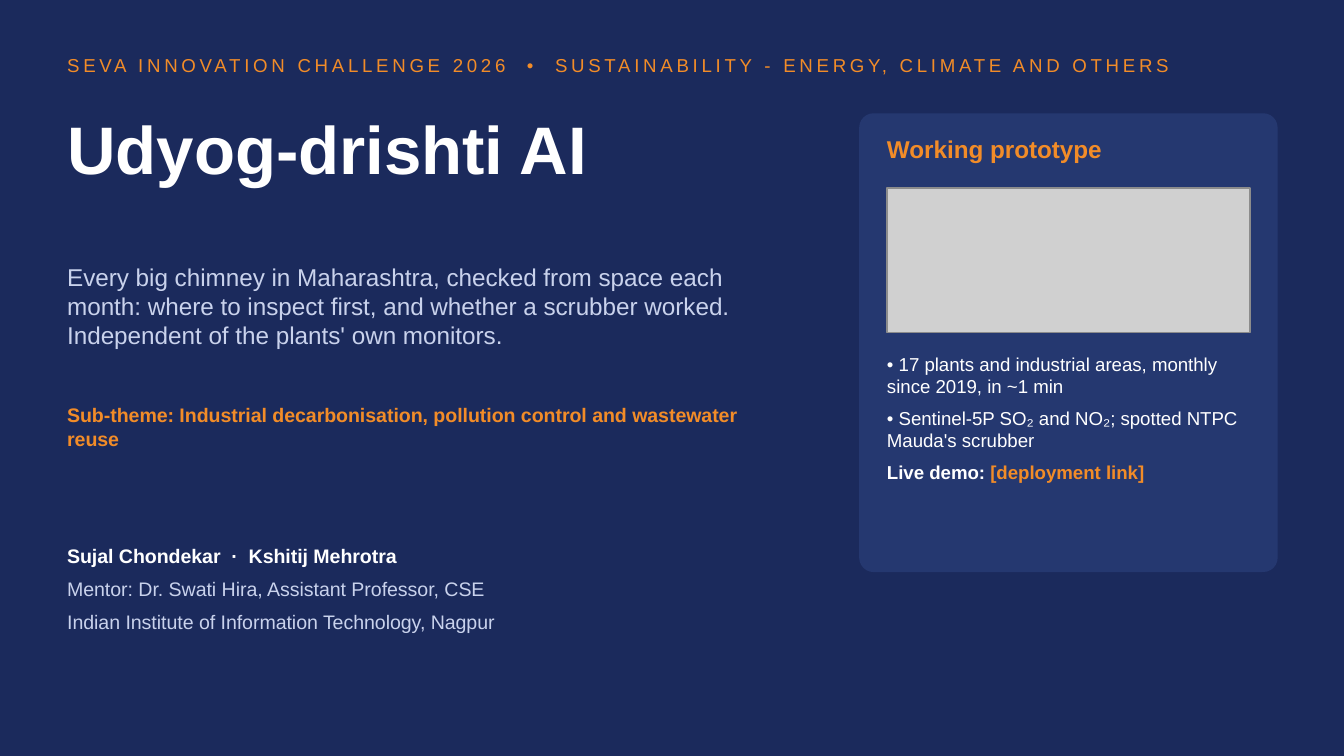
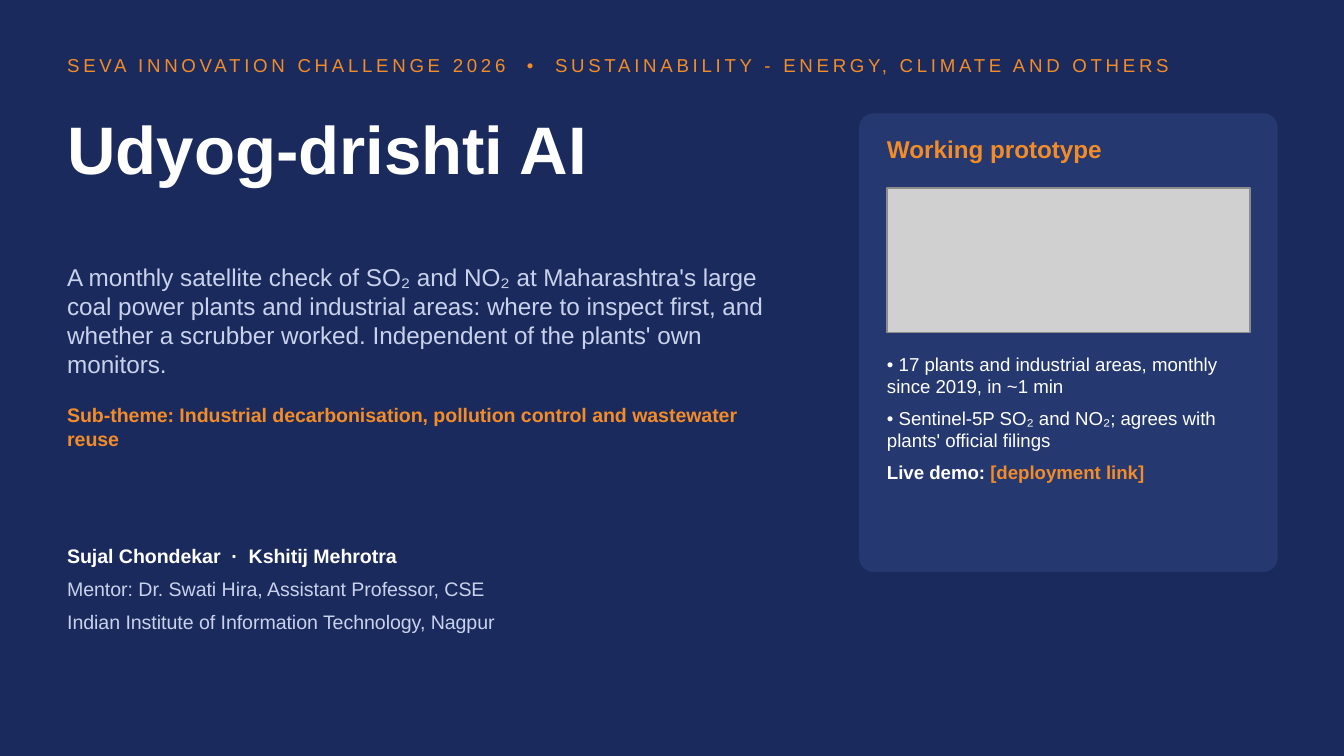
Before and after one commit to sujalappa/udyog-drishti, a slide deck: slide 1 of presentation/Udyog-drishti_AI_Seva_2026.pptx. Drawn at 1344x756 pixels with LibreOffice and Linux fonts; fonts in the diff are those of the drawing; grey boxes stand for pictures. Boxes give left, top, right and bottom in pixels: in the first picture for what was removed or moved away, otherwise in the second. Text is boxed around its words. In the diff, an @@ line names an element or a change of style, - is before the commit and + after.

```diff
--- a/presentation/Udyog-drishti_AI_Seva_2026.pptx
+++ b/presentation/Udyog-drishti_AI_Seva_2026.pptx
@@ text at bbox=[67, 268, 762, 373]: text changed @@
-Every big chimney in Maharashtra, checked from space each month: where to inspect first, and whether a scrubber worked. Independent of the plants' own monitors.
+A monthly satellite check of SO₂ and NO₂ at Maharashtra's large coal power plants and industrial areas: where to inspect first, and whether a scrubber worked. Independent of the plants' own monitors.
@@ text at bbox=[887, 411, 1216, 451]: text changed @@
-• Sentinel-5P SO₂ and NO₂; spotted NTPC Mauda's scrubber
+• Sentinel-5P SO₂ and NO₂; agrees with plants' official filings
```
Also in this commit, not shown: 3 other slides changed, 22 other files.
